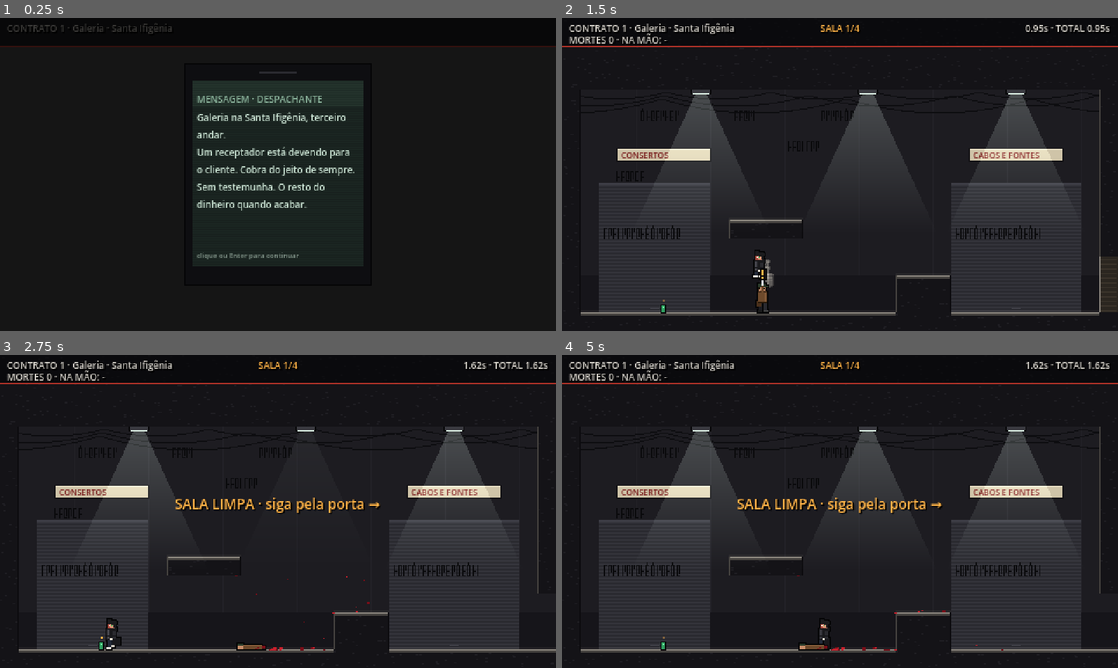
Above: before the commit, frames 1-4 (two rows, left to right).
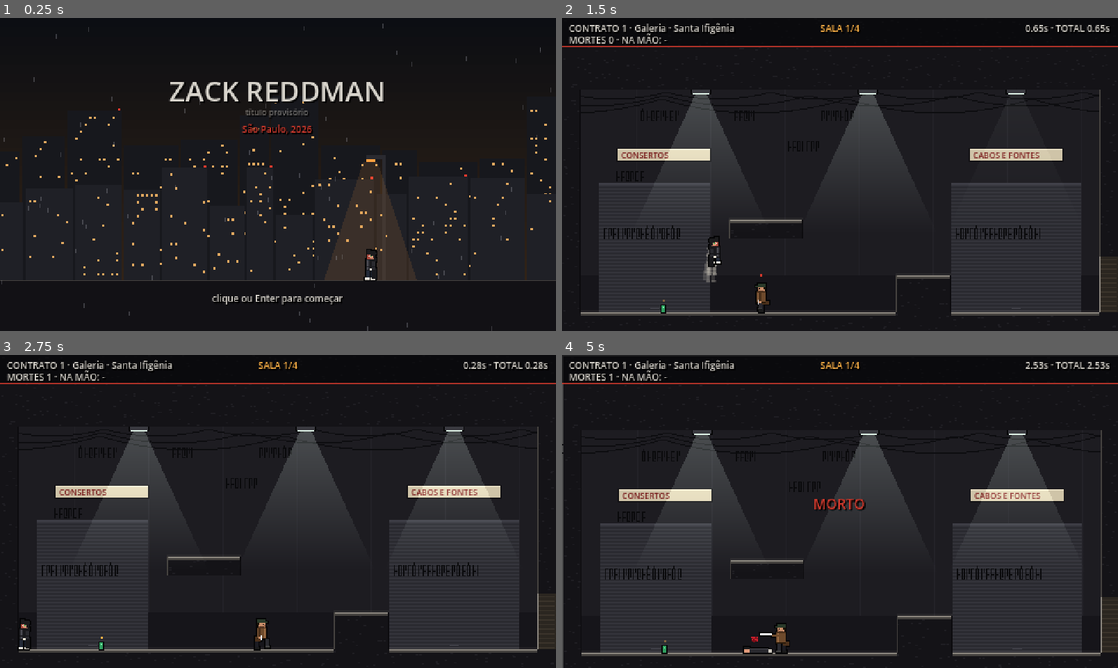
Above: after the commit, the same moments.

Repository: miguelmarchiori/gamee
Game: Godot game, scene res://src/flow/game.tscn
Two runs of this game, one before a commit and one after it. Both use one fixed random seed, a clock stepped at 60 frames per second and the inputs below. Before the commit the project starts from res://src/levels/contract_1_galeria.tscn.
Inputs (mouse positions are in pixels of both pictures, inside the frame that each line leads up to):
- Up to frame 1 (0.25 s): no input
- Up to frame 2 (1.5 s): tap Enter (ui_accept) at 0.5, 0.8 s; move the mouse to (962, 158) at 0.52 s; hold D (move_right) 0.53-1.25 s; click (962, 158) at 0.6 s; tap W (jump) at 0.77, 1.07 s; drag from (728, 190) to (812, 237) at 1.27 s
- Up to frame 3 (2.75 s): move the mouse to (333, 442) at 2.02 s; hold A (move_left) from 2.03 s (still down); click (333, 442) at 2.1 s; tap Enter (ui_accept) at 2.3 s
- Up to frame 4 (5 s): release A (move_left) at 2.75 s; drag from (812, 574) to (673, 464) at 2.77 s; move the mouse to (1006, 558) at 3.52 s; hold D (move_right) 3.53-4.25 s; tap E (interact) at 3.6 s; tap W (jump) at 3.77, 4.07 s; tap Enter (ui_accept) at 3.8 s; drag from (673, 464) to (756, 433) at 4.27 s

The runs differ from the first frame. In frame 1, 11% of the frame differs, in the area x 0-100%, y 1-100%; in frame 2, 1.3%; in frame 3, 2.3%; in frame 4, 7.1%.

Commit message:
feat: contract flow with the Despachante's messages (story 005)
Title screen (São Paulo at night, provisional title), then the campaign in
order: Contract 1, the thin gray stand-ins for contracts 2 to 4 and the
final message, each contract opening on the burner phone. Every text comes
from assets/data/dispatcher_messages.json (canon Provisional, named
placeholders, lines under 120 characters). The game is now the main scene.

Story: production/epics/zack-reddman/story-005-fluxo-de-contratos-despachante.md

Co-Authored-By: Claude Opus 5.5 <noreply@anthropic.com>
Claude-Session: https://claude.ai/code/session_01LgXTLrRLZzJK2cJsyZyNnR

Diff:
--- /dev/null
+++ b/assets/data/campaign.json
@@ -0,0 +1,9 @@
+{
+  "steps": [
+    "res://assets/data/contracts/contract_1.json",
+    "res://assets/data/contracts/contract_2.json",
+    "res://assets/data/contracts/contract_3.json",
+    "res://assets/data/contracts/contract_4.json",
+    "final"
+  ]
+}
--- a/assets/data/contracts/contract_1.json
+++ b/assets/data/contracts/contract_1.json
@@ -2,16 +2,12 @@
   "id": "contract_1",
   "title": "CONTRATO 1",
   "place": "Galeria · Santa Ifigênia",
-  "intro": [
-    "DESPACHANTE: Galeria na Santa Ifigênia, terceiro andar.",
-    "Um receptador está devendo para o cliente. Cobra do jeito de sempre.",
-    "Sem testemunha. O resto do dinheiro quando acabar."
-  ],
   "target": "receptador",
   "rooms": [
     "res://assets/data/rooms/contract_1/room_1.json",
     "res://assets/data/rooms/contract_1/room_2.json",
     "res://assets/data/rooms/contract_1/room_3.json",
     "res://assets/data/rooms/contract_1/room_4.json"
-  ]
+  ],
+  "intro_message": "contract_1_intro"
 }
--- /dev/null
+++ b/assets/data/contracts/contract_2.json
@@ -0,0 +1,10 @@
+{
+  "id": "contract_2",
+  "title": "CONTRATO 2",
+  "place": "Debaixo do Minhocão (esqueleto)",
+  "intro_message": "contract_2_intro",
+  "target": "",
+  "rooms": [
+    "res://assets/data/rooms/thin/contract_2.json"
+  ]
+}
--- /dev/null
+++ b/assets/data/contracts/contract_3.json
@@ -0,0 +1,10 @@
+{
+  "id": "contract_3",
+  "title": "CONTRATO 3",
+  "place": "Liberdade (esqueleto)",
+  "intro_message": "contract_3_intro",
+  "target": "",
+  "rooms": [
+    "res://assets/data/rooms/thin/contract_3.json"
+  ]
+}
--- /dev/null
+++ b/assets/data/contracts/contract_4.json
@@ -0,0 +1,10 @@
+{
+  "id": "contract_4",
+  "title": "CONTRATO 4",
+  "place": "Faria Lima (esqueleto)",
+  "intro_message": "contract_4_intro",
+  "target": "",
+  "rooms": [
+    "res://assets/data/rooms/thin/contract_4.json"
+  ]
+}
--- /dev/null
+++ b/assets/data/dispatcher_messages.json
@@ -0,0 +1,63 @@
+{
+  "canon": "Provisional — textos de esboço seguindo design/narrative/historia.md; nomes e falas podem mudar.",
+  "placeholders": {
+    "zack": "nome do protagonista",
+    "place": "lugar do contrato"
+  },
+  "messages": {
+    "contract_1_intro": {
+      "sender": "DESPACHANTE",
+      "lines": [
+        "Galeria na Santa Ifigênia, terceiro andar.",
+        "Um receptador está devendo para o cliente. Cobra do jeito de sempre.",
+        "Sem testemunha. O resto do dinheiro quando acabar."
+      ]
+    },
+    "contract_2_intro": {
+      "sender": "DESPACHANTE",
+      "lines": [
+        "Pagamento feito. Não pergunta de onde veio.",
+        "Próximo: um resolvedor de político, no estacionamento debaixo do Minhocão.",
+        "Ele anda com uns papéis que não são dele. Traz tudo, {zack}."
+      ]
+    },
+    "contract_3_intro": {
+      "sender": "DESPACHANTE",
+      "lines": [
+        "O cliente gostou do que você trouxe. Até do mapa.",
+        "Agora é uma hacker. Fica em cima de um karaokê na Liberdade.",
+        "Ela tem arquivos que não devia ter. Sem conversa."
+      ]
+    },
+    "contract_4_intro": {
+      "sender": "DESPACHANTE",
+      "lines": [
+        "Você deixou a menina viva. O cliente sabe.",
+        "Último serviço pra limpar teu nome: a torre na Faria Lima.",
+        "Vai sozinho. Eu cuido do resto."
+      ]
+    },
+    "final_intro": {
+      "sender": "DESPACHANTE",
+      "lines": [
+        "Desculpa, garoto. Era você ou eu.",
+        "Ela está no último prédio ocupado do Centro. Eles vão pôr fogo.",
+        "Igual da outra vez, {zack}."
+      ]
+    },
+    "ending": {
+      "sender": "",
+      "lines": [
+        "Zack tira a Lia do prédio. A estrutura cede, e ele fica para trás.",
+        "O mesmo fogo que levou a mãe dele.",
+        "Lia publica as provas. A Vértice cai no noticiário."
+      ]
+    },
+    "epilogue": {
+      "sender": "CELULAR DESCARTÁVEL",
+      "lines": [
+        "novo contrato disponível"
+      ]
+    }
+  }
+}
--- /dev/null
+++ b/assets/data/rooms/thin/contract_2.json
@@ -0,0 +1,24 @@
+{
+  "name": "Estacionamento debaixo do Minhocão",
+  "theme": "",
+  "note": "esqueleto (story 005): a fase completa é da story 007",
+  "grid": [
+    "##############################",
+    "##############################",
+    "##############################",
+    "#............................#",
+    "#............................#",
+    "#............................#",
+    "#............................#",
+    "#............................#",
+    "#............................#",
+    "#............................#",
+    "#.................#####......#",
+    "#............................#",
+    "#.........####...............#",
+    "#............................#",
+    "#............................#",
+    "#.P...b.......T.......G......#",
+    "##############################"
+  ]
+}
--- /dev/null
+++ b/assets/data/rooms/thin/contract_3.json
@@ -0,0 +1,24 @@
+{
+  "name": "Karaokê na Liberdade",
+  "theme": "",
+  "note": "esqueleto (story 005): a fase completa é da story 007",
+  "grid": [
+    "##############################",
+    "##############################",
+    "##############################",
+    "#............................#",
+    "#............................#",
+    "#............................#",
+    "#............................#",
+    "#............................#",
+    "#............................#",
+    "#............................#",
+    "#............................#",
+    "#..............######........#",
+    "#............................#",
+    "#............................#",
+    "#............................#",
+    "#.P.....k...Y.......T........#",
+    "##############################"
+  ]
+}
--- /dev/null
+++ b/assets/data/rooms/thin/contract_4.json
@@ -0,0 +1,24 @@
+{
+  "name": "Torre na Faria Lima",
+  "theme": "",
+  "note": "esqueleto (story 005): a fase completa é da story 007",
+  "grid": [
+    "##############################",
+    "##############################",
+    "##############################",
+    "#............................#",
+    "#............................#",
+    "#............................#",
+    "#............................#",
+    "#............................#",
+    "#............................#",
+    "#.....................####...#",
+    "#............................#",
+    "#...............G............#",
+    "#............#######.........#",
+    "#............................#",
+    "#............................#",
+    "#.P..b..................T....#",
+    "##############################"
+  ]
+}
--- a/project.godot
+++ b/project.godot
@@ -4,7 +4,7 @@
 
 config/name="Zack Reddman"
 config/features=PackedStringArray("4.7", "Forward Plus")
-run/main_scene="res://src/levels/contract_1_galeria.tscn"
+run/main_scene="res://src/flow/game.tscn"
 
 [autoload]
 
--- /dev/null
+++ b/src/core/messages.gd
@@ -0,0 +1,29 @@
+class_name Messages
+extends RefCounted
+## The phone messages and story texts, from res://assets/data/dispatcher_messages.json.
+## Text never lives in code: named placeholders such as {zack} are filled in here,
+## so each line stays translatable as a whole.
+##
+## Usage: var msg := Messages.get_message("contract_2_intro")  # {"sender": ..., "lines": [...]}
+
+const PATH := "res://assets/data/dispatcher_messages.json"
+const VALUES := {"zack": "Zack"}
+
+static var _cache: Dictionary = {}
+
+
+## The message for `key` with placeholders filled: {"sender": String, "lines": PackedStringArray}.
+## A missing key returns the key itself as the only line, so it shows up in play.
+static func get_message(key: String, values: Dictionary = {}) -> Dictionary:
+	if _cache.is_empty():
+		var parsed: Variant = JSON.parse_string(FileAccess.get_file_as_string(PATH))
+		_cache = parsed.get("messages", {}) if typeof(parsed) == TYPE_DICTIONARY else {}
+	if not _cache.has(key):
+		push_error("Messages: missing %s" % key)
+		return {"sender": "", "lines": PackedStringArray([key])}
+	var all := VALUES.duplicate()
+	all.merge(values, true)
+	var lines := PackedStringArray()
+	for line: String in _cache[key].get("lines", []):
+		lines.append(line.format(all))
+	return {"sender": _cache[key].get("sender", ""), "lines": lines}
--- /dev/null
+++ b/src/flow/game.gd
@@ -0,0 +1,94 @@
+extends Node
+## The whole game, start to end: the title screen, then every step in
+## assets/data/campaign.json in order (Contract 1 to 4, each opening with the
+## Despachante's message), then the final. The title always starts from zero.
+## Nothing is saved between sessions (story 005, out of scope).
+
+const CAMPAIGN_PATH := "res://assets/data/campaign.json"
+
+var steps: Array = []
+var step_index := -1
+var deaths := 0
+
+var _title: TitleScreen
+var _current: Node
+var _demo := false
+var _frame := 0
+
+
+func _ready() -> void:
+	var parsed: Variant = JSON.parse_string(FileAccess.get_file_as_string(CAMPAIGN_PATH))
+	steps = parsed.get("steps", []) if typeof(parsed) == TYPE_DICTIONARY else []
+	_demo = "--demo=flow" in OS.get_cmdline_user_args()
+	_show_title()
+
+
+func _show_title() -> void:
+	_clear()
+	step_index = -1
+	deaths = 0
+	_title = TitleScreen.new()
+	add_child(_title)
+	_title.started.connect(_next_step)
+
+
+func _next_step() -> void:
+	_clear()
+	step_index += 1
+	if step_index >= steps.size():
+		_show_title()
+		return
+	var step: String = steps[step_index]
+	if step == "final":
+		_play_final()
+		return
+	var level := ContractLevel.new()
+	level.contract_path = step
+	add_child(level)
+	level.completed.connect(_on_contract_completed)
+	_current = level
+
+
+func _on_contract_completed(result: Dictionary) -> void:
+	deaths += int(result.get("deaths", 0))
+	_next_step()
+
+
+## The last step. In this thin version the Último Prédio is the Despachante's
+## last message and the ending screen (story 006); story 008 makes it playable.
+func _play_final() -> void:
+	var phone := PhoneMessage.new()
+	add_child(phone)
+	var msg := Messages.get_message("final_intro")
+	phone.open(msg["lines"], msg["sender"])
+	phone.dismissed.connect(_on_final_message_closed)
+	_current = phone
+
+
+func _on_final_message_closed() -> void:
+	_show_title()
+
+
+func _clear() -> void:
+	for child in get_children():
+		child.queue_free()
+	_current = null
+	_title = null
+
+
+func _process(_delta: float) -> void:
+	if not _demo:
+		return
+	_frame += 1
+	# The scripted run: start from the title, and close each contract's end screen.
+	if _title and _frame % 40 == 0:
+		_press("ui_accept")
+	elif _current is ContractLevel and (_current as ContractLevel).phase == ContractLevel.Phase.DONE and _frame % 40 == 0:
+		_press("ui_accept")
+	elif _current is PhoneMessage and (_current as PhoneMessage).is_open and _frame % 40 == 0:
+		_press("ui_accept")
+
+
+func _press(action: String) -> void:
+	Input.action_press(action)
+	Input.action_release.call_deferred(action)
--- /dev/null
+++ b/src/flow/game.tscn
@@ -0,0 +1,6 @@
+[gd_scene format=3]
+
+[ext_resource type="Script" path="res://src/flow/game.gd" id="1_game"]
+
+[node name="Game" type="Node"]
+script = ExtResource("1_game")
--- a/src/levels/contract_level.gd
+++ b/src/levels/contract_level.gd
@@ -45,7 +45,10 @@
 	_phone = PhoneMessage.new()
 	add_child(_phone)
 	_phone.dismissed.connect(_on_intro_closed)
-	_phone.open(contract.get("intro", []))
+	var msg: Dictionary = {"sender": "DESPACHANTE", "lines": contract.get("intro", [])}
+	if contract.has("intro_message"):
+		msg = Messages.get_message(contract["intro_message"])
+	_phone.open(msg["lines"], msg["sender"])
 	_demo = "--demo=contract" in OS.get_cmdline_user_args()
 
 
@@ -89,6 +92,8 @@
 func _on_cleared() -> void:
 	if room_index < _rooms().size() - 1:
 		_hud.message(tr("SALA LIMPA · siga pela porta →"), Hud.AMBER)
+	elif contract.get("target", "") == "":  # a contract with no marked target ends when its last room is clear
+		_finish()
 
 
 func _on_target_killed() -> void:
@@ -138,7 +143,8 @@
 	for t in room_times:
 		total += t
 	_text(_done, tr("CONTRATO CUMPRIDO"), Vector2(0, 54), 16, Hud.TEXT)
-	_text(_done, tr("%s · alvo eliminado") % contract.get("place", ""), Vector2(0, 80), 8, Hud.AMBER)
+	var outcome := tr("%s · alvo eliminado") if contract.get("target", "") != "" else tr("%s · sala limpa")
+	_text(_done, outcome % contract.get("place", ""), Vector2(0, 80), 8, Hud.AMBER)
 	_text(_done, "\n".join(lines), Vector2(0, 100), 8, Hud.TEXT)
 	_text(_done, tr("TOTAL %.2fs · MORTES %d") % [total, deaths], Vector2(0, 100 + lines.size() * 12 + 10), 8, Hud.TEXT)
 	_text(_done, tr("clique ou Enter para continuar"), Vector2(0, 228), 8, Color(Hud.TEXT, 0.6))
--- a/src/ui/phone_message.gd
+++ b/src/ui/phone_message.gd
@@ -41,10 +41,10 @@
 
 ## Shows `lines` from `sender` until the player closes it.
 func open(lines: Array, sender := "DESPACHANTE") -> void:
-	_sender.text = tr("MENSAGEM · %s") % sender
+	_sender.text = tr("MENSAGEM · %s") % sender if sender != "" else ""
 	var body := PackedStringArray()
 	for line: String in lines:
-		body.append(line.trim_prefix(sender + ": "))
+		body.append(line.trim_prefix(sender + ": ") if sender != "" else line)
 	_text.text = "\n".join(body)
 	is_open = true
 	_opened_frame = Engine.get_process_frames()
--- /dev/null
+++ b/src/ui/title_screen.gd
@@ -0,0 +1,101 @@
+class_name TitleScreen
+extends CanvasLayer
+## The title screen: São Paulo at night through the rain, Zack in the street
+## light, the provisional title and "clique ou Enter para começar".
+##
+## Usage: var title := TitleScreen.new(); add_child(title); title.started.connect(_start)
+
+## The player asked to start from the first contract.
+signal started
+
+const SKY_TOP := Color("#0c0e13")
+const SKY_LOW := Color("#3a2818")
+const BUILDING := Color("#17181d")
+const NEAR := Color("#1f2026")
+const LIT := Color("#e0a860")
+const TEXT := Color("#d8d4cc")
+const RED := Color("#d2392c")
+
+var _root: Control
+var _time := 0.0
+var _opened_frame := 0
+
+
+func _ready() -> void:
+	layer = 30
+	_root = Control.new()
+	_root.size = Vector2(480, 270)
+	_root.draw.connect(_draw_scene)
+	add_child(_root)
+	_label("ZACK REDDMAN", Vector2(0, 46), 24, TEXT)
+	_label(tr("título provisório"), Vector2(0, 76), 7, Color(TEXT, 0.5))
+	_label(tr("São Paulo, 2026"), Vector2(0, 90), 8, RED)
+	_label(tr("clique ou Enter para começar"), Vector2(0, 236), 8, TEXT)
+	_opened_frame = Engine.get_process_frames()
+
+
+func _process(delta: float) -> void:
+	_time += delta
+	_root.queue_redraw()
+	if Engine.get_process_frames() - _opened_frame < 10:
+		return
+	if Input.is_action_just_pressed("ui_accept") or Input.is_action_just_pressed("attack"):
+		started.emit()
+
+
+func _draw_scene() -> void:
+	for i in 34:  # sky, orange near the ground from the street lights
+		_root.draw_rect(Rect2(0, i * 8, 480, 8), SKY_TOP.lerp(SKY_LOW, i / 34.0))
+	_skyline(BUILDING, 100, 60, 0)
+	_skyline(NEAR, 55, 45, 99)
+	_root.draw_rect(Rect2(0, 226, 480, 44), Color("#121115"))
+	_root.draw_rect(Rect2(0, 226, 480, 1), Color("#45423f"))
+	var post := Vector2(330, 226)  # street light and Zack under it
+	_root.draw_rect(Rect2(post.x, 120, 3, 106), Color("#2a2a30"))
+	_root.draw_rect(Rect2(post.x - 14, 118, 17, 4), Color("#2a2a30"))
+	_root.draw_rect(Rect2(post.x - 14, 122, 8, 2), Color("#ffa040"))
+	var glow := Color("#ffa040")
+	glow.a = 0.12
+	_root.draw_colored_polygon(PackedVector2Array([Vector2(post.x - 16, 124), Vector2(post.x - 4, 124), Vector2(post.x + 30, 226), Vector2(post.x - 50, 226)]), glow)
+	FigurePainter.paint(_root, Vector2(post.x - 10, 226), -1, "idle", "zack", {})
+	for k in 70:  # garoa
+		var x := fmod(_hash(k * 3.1) * 520.0 - _time * 25.0 + 520.0, 520.0) - 20.0
+		var y := fmod(_hash(k * 7.7) * 270.0 + _time * (150.0 + _hash(k) * 70.0), 270.0)
+		_root.draw_rect(Rect2(x, y, 1, 4), Color(0.75, 0.76, 0.8, 0.25))
+
+
+func _skyline(color: Color, base_height: float, spread: float, seed: int) -> void:
+	var x := -10.0
+	var i := 0
+	while x < 480.0:
+		var w := 22.0 + floorf(_hash(i * 7 + seed) * 30.0)
+		var h := base_height + _hash(i * 13 + seed) * spread
+		var top := 226.0 - h
+		_root.draw_rect(Rect2(x, top, w, h), color)
+		for wy in range(int(top) + 5, 222, 6):
+			for wx in range(int(x) + 3, int(x + w) - 3, 4):
+				if _hash(wx * 3 + wy * 7 + seed) > 0.9:
+					_root.draw_rect(Rect2(wx, wy, 2, 2), LIT)
+		if h > base_height + spread * 0.7 and int(_time * 1.2 + i) % 2 == 0:
+			_root.draw_rect(Rect2(x + w - 3, top - 2, 2, 2), Color("#ff3b2f"))
+		x += w + 2.0
+		i += 1
+
+
+func _label(text: String, pos: Vector2, size: int, color: Color) -> void:
+	var label := Label.new()
+	label.text = text
+	label.position = pos
+	label.size = Vector2(480, size + 4)
+	label.horizontal_alignment = HORIZONTAL_ALIGNMENT_CENTER
+	label.add_theme_font_size_override("font_size", size)
+	label.add_theme_color_override("font_shadow_color", Color.BLACK)
+	label.add_theme_constant_override("shadow_offset_x", 1)
+	label.add_theme_constant_override("shadow_offset_y", 1)
+	label.modulate = color
+	add_child(label)
+
+
+static func _hash(i: float) -> float:
+	var s := sin(i * 12.9898 + 78.233) * 43758.5453
+	return s - floorf(s)
Binary file added: production/qa/evidence/story-005-fluxo-de-contratos-despachante/fluxo-contato.png
Binary file added: production/qa/evidence/story-005-fluxo-de-contratos-despachante/mensagem-contrato-2.png
Not shown, added: production/qa/evidence/story-005-fluxo-de-contratos-despachante/stamp.txt
Binary file added: production/qa/evidence/story-005-fluxo-de-contratos-despachante/titulo.png
Not shown, added: src/core/messages.gd.uid
Not shown, added: src/flow/game.gd.uid
Not shown, added: src/ui/title_screen.gd.uid
Not shown, changed: production/epics/zack-reddman/story-005-fluxo-de-contratos-despachante.md
Not shown, added: production/qa/evidence/story-005-fluxo-de-contratos-despachante/playtest-note.md
